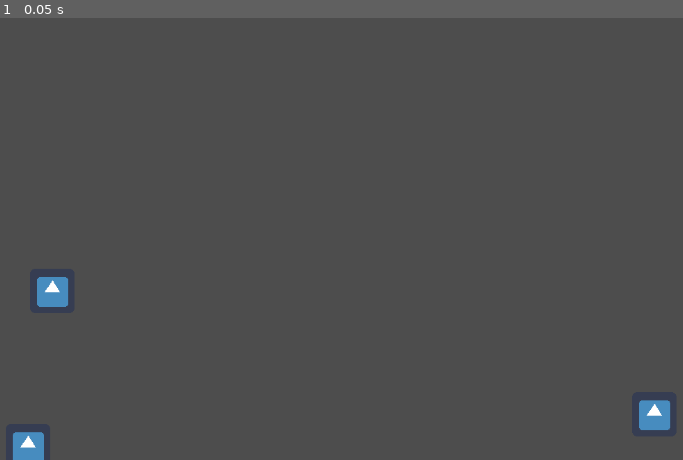
Above: before the commit, frame 1.
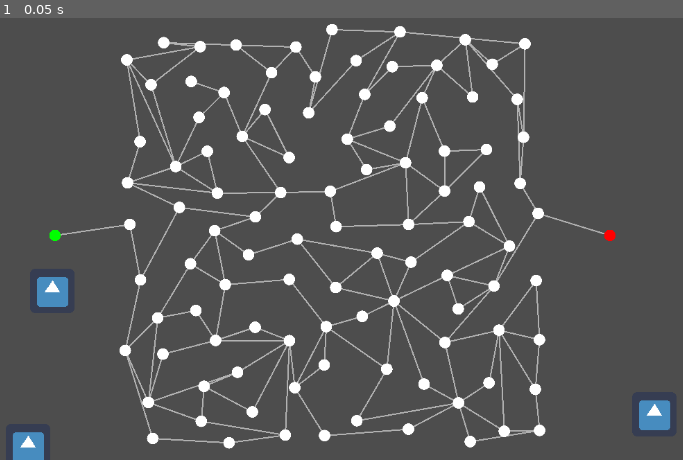
Above: after the commit, the same moment.

Repository: johan1954/fgj-2023-fivers
Game: Godot game, scene res://kohtaus.tscn
Same seed, same stepped clock (60 frames per second), same inputs: the game is played once before the commit and once after it. The engine's default icon, where the game draws it, is replaced by a stand-in: a white triangle on a blue panel in a dark square.
Inputs:
- Up to frame 1 (0.05 s): no input

The runs differ from the first frame. In frame 1, 8.0% of the frame differs, in the area x 7-91%, y 1-98%.

Commit message:
Update project.godot

Diff:
--- a/project.godot
+++ b/project.godot
@@ -19,6 +19,7 @@
 
 AssetsPreload="*res://Src/AssetsPreload.gd"
 Map="*res://Src/Map/Map.gd"
+GameEngine="*res://Src/GameEngine.gd"
 
 [global]
 
